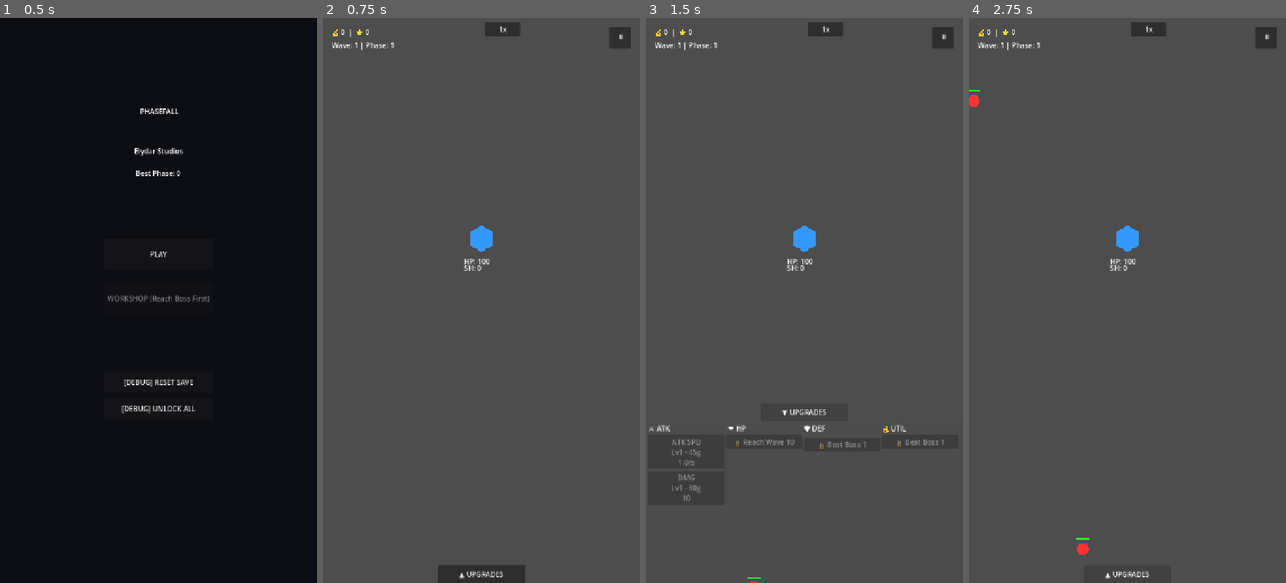
Above: before the commit, frames 1-4 (left to right).
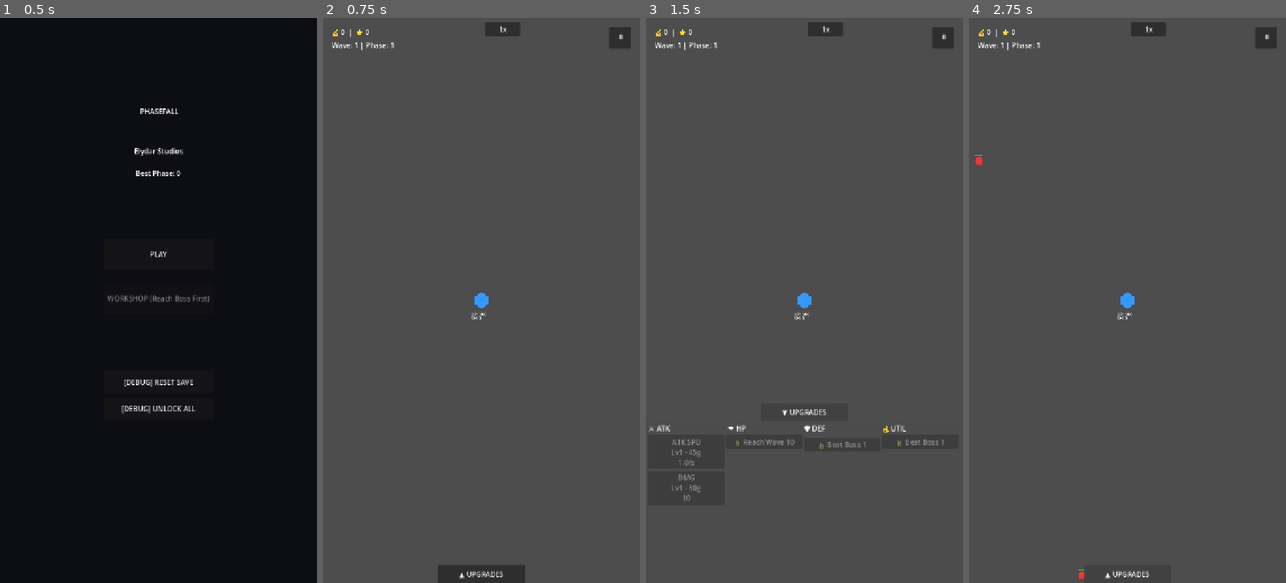
Above: after the commit, the same moments.

Repository: elydarstudio/Base_Defence
Game: Godot game, scene res://Scenes/StartMenu.tscn
Same seed, same stepped clock (60 frames per second), same inputs: the game is played once before the commit and once after it.
Inputs:
- Up to frame 1 (0.5 s): no input
- Up to frame 2 (0.75 s): click "PLAY" at 0.5 s
- Up to frame 3 (1.5 s): click "▲ UPGRADES" at 1.25 s
- Up to frame 4 (2.75 s): click "▼ UPGRADES" at 2 s

Frame 1 is identical in both runs. In frame 2, 0.5% of the frame differs, in the area x 44-54%, y 36-54%; in frame 3, 0.5%; in frame 4, 0.7%, in the area x 0-54%, y 12-100%.

Commit message:
feat: camera zoom with scroll wheel and pinch gesture, spawn boundaries adjusted for zoom, base centered

Diff:
--- a/base-defence/Scripts/base.gd
+++ b/base-defence/Scripts/base.gd
@@ -34,7 +34,7 @@
 var bullets_targeting: Dictionary = {}
 
 func _ready():
-	position = Vector2(360, 500)
+	position = Vector2(360, 640)
 	_draw_base()
 	_update_combat_ui()
 
--- a/base-defence/Scripts/brute.gd
+++ b/base-defence/Scripts/brute.gd
@@ -63,7 +63,7 @@
 	health = 24.0 * multiplier
 	max_health = health
 	attack_damage = 10.5 * (1.0 + (difficulty * 0.11))
-	speed = 36.0
+	speed = 45.0
 	currency_value = (5 + ((main_node.phase - 1) * 3)) * 2 if main_node != null else 10
 
 func take_damage(amount: float, type: String = "normal"):
--- a/base-defence/Scripts/enemy.gd
+++ b/base-defence/Scripts/enemy.gd
@@ -66,7 +66,7 @@
 	health = 8.0 * multiplier
 	max_health = health
 	attack_damage = 7.0 * (1.0 + (difficulty * 0.11))
-	speed = 72.0
+	speed = 90.0
 	currency_value = 5 + (main_node.phase * 3) if main_node != null else 5
 
 func take_damage(amount: float, type: String = "normal"):
--- a/base-defence/Scripts/main.gd
+++ b/base-defence/Scripts/main.gd
@@ -140,6 +140,10 @@
 
 var tooltip_buttons: Dictionary = {}
 var tooltip_key: String = ""
+var zoom_level: float = 0.6
+const ZOOM_MIN: float = 0.4
+const ZOOM_MAX: float = 1.0
+const ZOOM_STEP: float = 0.1
 
 const BASE_ENEMIES_PER_WAVE = 12
 const ENEMIES_PER_WAVE_WAVE_SCALING = 2
@@ -542,6 +546,16 @@
 				_show_tooltip_instant(tooltip_buttons[btn])
 				return
 		_hide_tooltip()
+	if event is InputEventMouseButton:
+		if event.button_index == MOUSE_BUTTON_WHEEL_UP and event.pressed:
+			zoom_level = clamp(zoom_level - ZOOM_STEP, ZOOM_MIN, ZOOM_MAX)
+			$Camera2D.zoom = Vector2(zoom_level, zoom_level)
+		elif event.button_index == MOUSE_BUTTON_WHEEL_DOWN and event.pressed:
+			zoom_level = clamp(zoom_level + ZOOM_STEP, ZOOM_MIN, ZOOM_MAX)
+			$Camera2D.zoom = Vector2(zoom_level, zoom_level)
+	if event is InputEventMagnifyGesture:
+		zoom_level = clamp(zoom_level / event.factor, ZOOM_MIN, ZOOM_MAX)
+		$Camera2D.zoom = Vector2(zoom_level, zoom_level)
 
 # ── ATK handlers ──────────────────────────────
 func _on_atk_spd_button_pressed():
@@ -728,12 +742,12 @@
 func _random_edge_position() -> Vector2:
 	spawn_edge = (spawn_edge + 1) % 6
 	match spawn_edge:
-		0: return Vector2(randf_range(0, 720), -20)
-		1: return Vector2(randf_range(0, 720), 1300)
-		2: return Vector2(-20, randf_range(0, 640))
-		3: return Vector2(-20, randf_range(640, 1280))
-		4: return Vector2(740, randf_range(0, 640))
-		5: return Vector2(740, randf_range(640, 1280))
+		0: return Vector2(randf_range(-240, 960), -500)           # top
+		1: return Vector2(randf_range(-240, 960), 1800)           # bottom
+		2: return Vector2(-240, randf_range(-500, 1800))          # left top
+		3: return Vector2(-240, randf_range(-500, 1800))          # left bottom
+		4: return Vector2(960, randf_range(-500, 1800))           # right top
+		5: return Vector2(960, randf_range(-500, 1800))           # right bottom
 	return Vector2.ZERO
 
 # ── Pause ─────────────────────────────────────
--- a/base-defence/Scripts/runner.gd
+++ b/base-defence/Scripts/runner.gd
@@ -63,7 +63,7 @@
 	health = 4.0 * multiplier
 	max_health = health
 	attack_damage = 5.25 * (1.0 + (difficulty * 0.11))
-	speed = 160.0
+	speed = 170.0
 	currency_value = 5 + ((main_node.phase - 1) * 3) if main_node != null else 5
 
 func take_damage(amount: float, type: String = "normal"):
--- a/base-defence/main.tscn
+++ b/base-defence/main.tscn
@@ -339,6 +339,10 @@
 text = "1x"
 
 [node name="DamageLayer" type="CanvasLayer" parent="." unique_id=1848438676]
+
+[node name="Camera2D" type="Camera2D" parent="." unique_id=1828493015]
+position = Vector2(360, 640)
+zoom = Vector2(0.6, 0.6)
 
 [connection signal="pressed" from="UI/GameOverScreen/RestartButton" to="." method="_on_restart_button_pressed"]
 [connection signal="pressed" from="UI/GameOverScreen/MenuButton" to="." method="_on_menu_button_pressed"]
